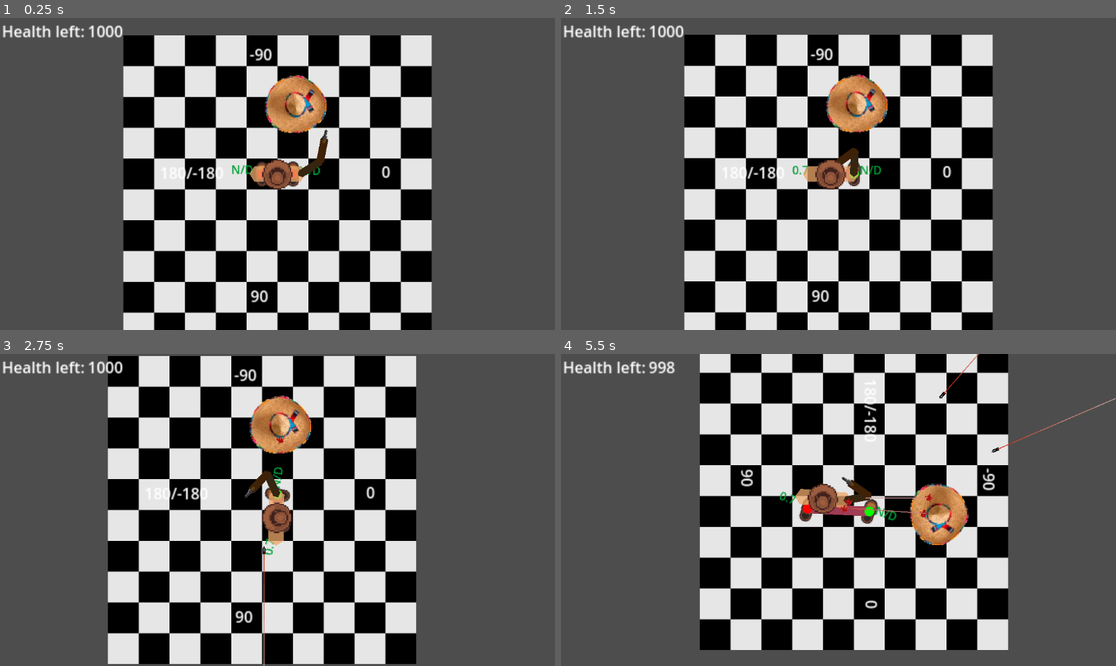
Above: before the commit, frames 1-4 (two rows, left to right).
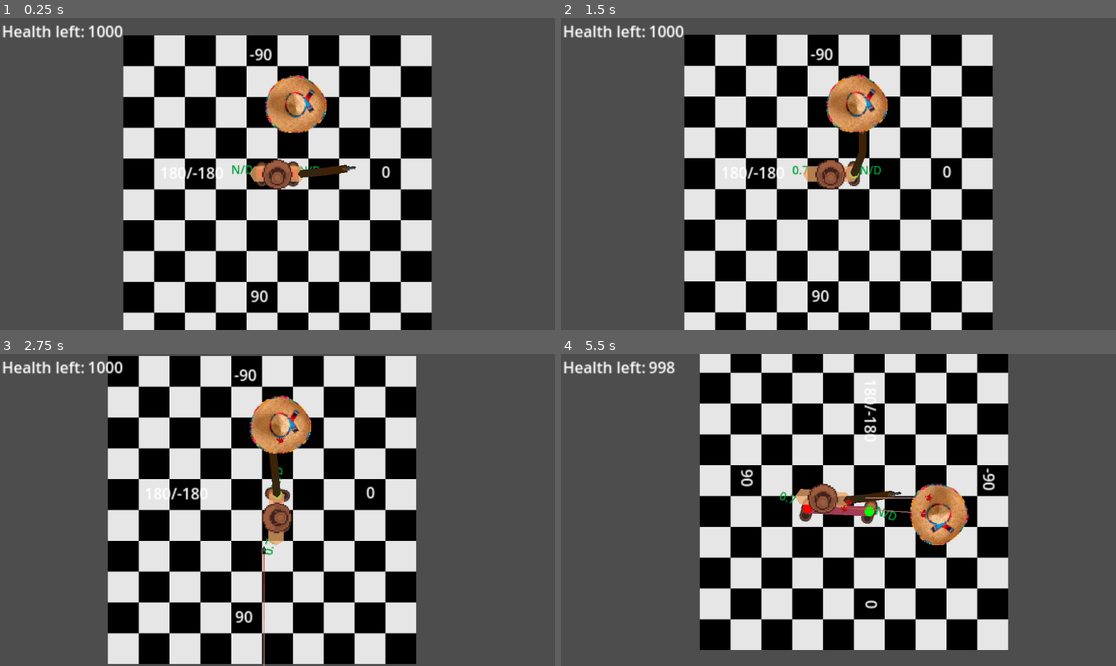
Above: after the commit, the same moments.

Repository: Meatplanter/Kelp_44
Game: Godot game, scene res://game.tscn
Same seed, same stepped clock (60 frames per second), same inputs: the game is played once before the commit and once after it.
Inputs:
- Up to frame 1 (0.25 s): no input
- Up to frame 2 (1.5 s): hold D (LS_move_right) 0.53-1.28 s; hold M (ChangeMode) 0.53-1.28 s; hold X (LS_move_down) from 1.28 s (still down); tap M (ChangeMode) at 1.35 s
- Up to frame 3 (2.75 s): release X (LS_move_down) at 2.03 s; hold D (LS_move_right) from 2.03 s (still down); hold M (ChangeMode) from 2.03 s (still down)
- Up to frame 4 (5.5 s): release D (LS_move_right) at 2.78 s; release M (ChangeMode) at 2.78 s; hold Q (LS_move_leftup) 2.78-3.53 s; tap M (ChangeMode) at 2.85, 4.35 s; hold M (ChangeMode) 3.53-4.28 s; hold A (LS_move_left) 3.53-5.03 s; tap Enter at 5 s; hold X (LS_move_down) from 5.03 s (still down); hold M (ChangeMode) from 5.03 s (still down)

The runs differ from the first frame. In frame 1, 0.4% of the frame differs, in the area x 53-65%, y 35-52%; in frame 2, 0.3%; in frame 3, 0.3%; in frame 4, 0.4%, in the area x 50-100%, y 0-48%.

Commit message:
Right forearm aiming finished

Diff:
--- a/global.gd
+++ b/global.gd
@@ -8,7 +8,7 @@
 var CharBodyNode = null
 var RightShoeNode = null
 var LeftShoeNode = null
-var gameMode = 0 # 0 = spawn bullets 1 = spawn enemies
+var gameMode = 2 # 0 = spawn bullets 1 = spawn enemies
 var bulletsDodged = 0
 var enemiesKilled = 0
 var cameraState = 0 #0 looking up, 1 looking right, 2 looking down, 3 looking left
@@ -48,7 +48,7 @@
 
 #gun & bullets
 var targetEnemy = null
-var aimingSpeed = 1 * gameSpeed
+var aimingSpeed = 1
 var bulletSpeed = 150
 var bulletRange = 1000
 var bulletSlowdown = 0.998
--- a/head.gd
+++ b/head.gd
@@ -13,7 +13,9 @@
 
 	if enemiesInRange.size() > 0:
 		targetEnemy = enemiesInRange.front()
+		#look_at(targetEnemy.global_position)
 	else:
 		targetEnemy = null
 
+
 	Global.targetEnemy = targetEnemy
--- a/project.godot
+++ b/project.godot
@@ -106,3 +106,8 @@
 "events": [Object(InputEventKey,"resource_local_to_scene":false,"resource_name":"","device":-1,"window_id":0,"alt_press …(192 unchanged characters)…
 ]
 }
+AimRightGun={
+"deadzone": 0.2,
+"events": [Object(InputEventKey,"resource_local_to_scene":false,"resource_name":"","device":-1,"window_id":0,"alt_pressed":false,"shift_pressed":false,"ctrl_pressed":false,"meta_pressed":false,"pressed":false,"keycode":0,"physical_keycode":4194443,"key_label":0,"unicode":53,"location":0,"echo":false,"script":null)
+]
+}
--- a/torso.gd
+++ b/torso.gd
@@ -33,16 +33,22 @@
 		var enemyAngleRS = enemyDirectionRS.angle_to(orientation)
 		var clampedAngleRS = -(clamp(enemyAngleRS,-PI/2,PI/4))
 		tween = create_tween()
-		tween.tween_property($TorsoPolygon2D/RightShoulderPivot, "rotation", clampedAngleRS-PI/2, Global.aimingSpeed).set_ease(Tween.EASE_IN_OUT)
+		tween.tween_property($TorsoPolygon2D/RightShoulderPivot, "rotation", clampedAngleRS-PI/2, Global.aimingSpeed/Global.gameSpeed/3).set_ease(Tween.EASE_IN_OUT)
 
 		#rotate right elbow toward enemy
+		var bicepMidpointR = ($TorsoPolygon2D/RightShoulderPivot/RightBiceps/RightElbowPivot.global_position + $TorsoPolygon2D/RightShoulderPivot.global_position)*0.5
+		var bicepDirectionalR = $TorsoPolygon2D/RightShoulderPivot/RightBiceps/RightElbowPivot.global_position - $TorsoPolygon2D/RightShoulderPivot.global_position
+		var bicepNormalR = Vector2(-bicepDirectionalR.y,bicepDirectionalR.x).normalized()
+		var bicepFocusR = bicepMidpointR + bicepNormalR * -512
+		var bicepOrientationR = (bicepFocusR - bicepMidpointR).normalized()
+
 		var enemyDirectionRE = (targetEnemy.global_position - $TorsoPolygon2D/RightShoulderPivot/RightBiceps/RightElbowPivot.global_position).normalized() #angle to enemy from right elbow
-		var enemyAngleRE = enemyDirectionRE.angle_to($TorsoPolygon2D/RightShoulderPivot/RightBiceps/RightElbowPivot.global_position) #angle to biceps
-		print(enemyAngleRE)
-		var clampedAngleRE = -(clamp(enemyAngleRE,-PI/2,PI/4))
+		var enemyAngleRE = enemyDirectionRE.angle_to(bicepOrientationR) #angle to biceps
+		var clampedAngleRE = -(clamp(enemyAngleRE,-PI/2,0))
 		tween = create_tween()
-		tween.tween_property($TorsoPolygon2D/RightShoulderPivot/RightBiceps/RightElbowPivot, "rotation", clampedAngleRE-PI/2, Global.aimingSpeed).set_ease(Tween.EASE_IN_OUT)
+		tween.tween_property($TorsoPolygon2D/RightShoulderPivot/RightBiceps/RightElbowPivot, "rotation", clampedAngleRE-PI/2, Global.aimingSpeed/Global.gameSpeed).set_ease(Tween.EASE_IN_OUT)
 
+		#print(Global.aimingSpeed/Global.gameSpeed/10)
 		#tween = create_tween()
 		#tween.tween_property($TorsoPolygon2D/RightShoulderPivot, "rotation", clamped_angle-PI/2, Global.aimingSpeed).set_ease(Tween.EASE_IN_OUT)
 
--- a/torso.tscn
+++ b/torso.tscn
@@ -36,7 +36,6 @@
 [node name="RightBiceps" type="Polygon2D" parent="TorsoPolygon2D/RightShoulderPivot"]
 position = Vector2(0.0235519, -0.00272036)
 rotation = -6.28319
-scale = Vector2(1, 1)
 color = Color(0.214763, 0.147017, 0.068558, 1)
 offset = Vector2(-3.02355, 0.00272018)
 polygon = PackedVector2Array(0, 0, 3, -4, 27, -4, 30, 0, 27, 4, 3, 4)
@@ -63,10 +62,8 @@
 
 [node name="HatCompressed" type="Sprite2D" parent="Head"]
 texture_filter = 1
-scale = Vector2(1, 1)
 texture = ExtResource("3_vfirn")
 flip_v = true
 
 [node name="HeadPerspective" type="CollisionShape2D" parent="Head"]
-scale = Vector2(1, 1)
 shape = SubResource("CircleShape2D_ldi0w")
